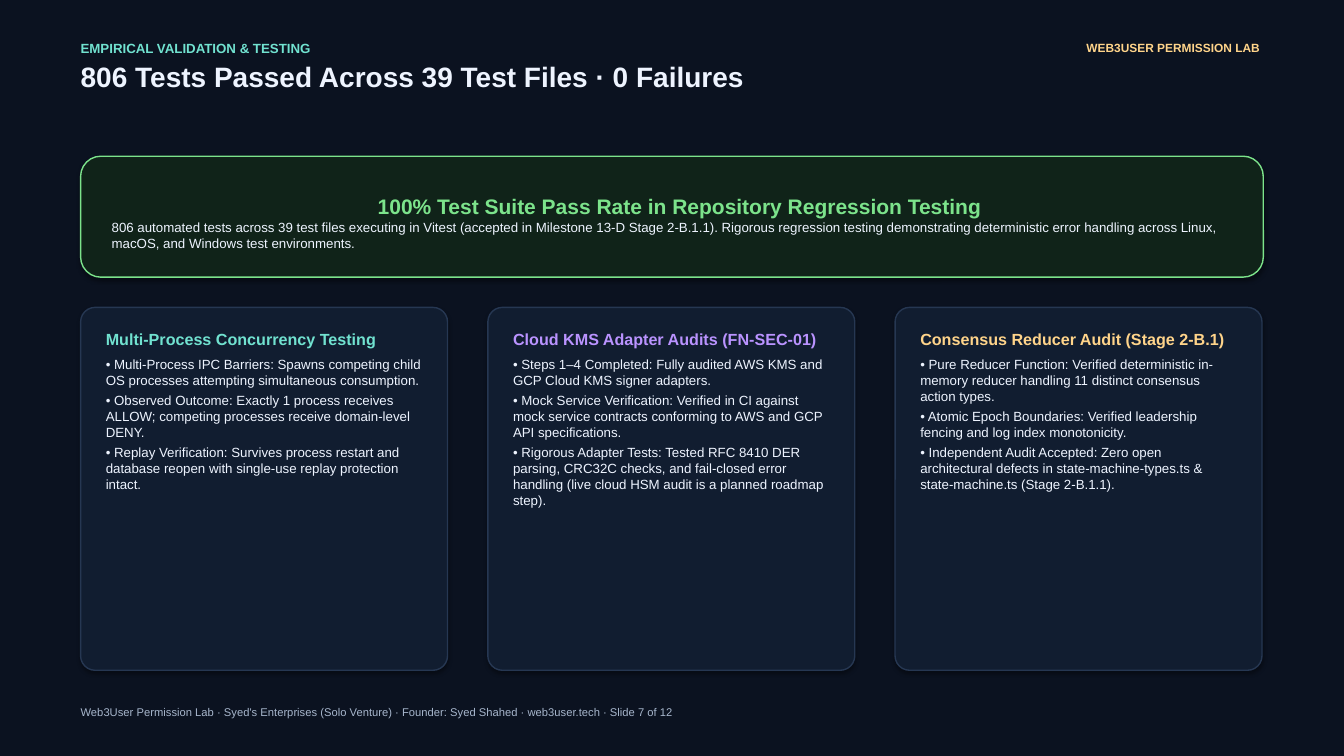
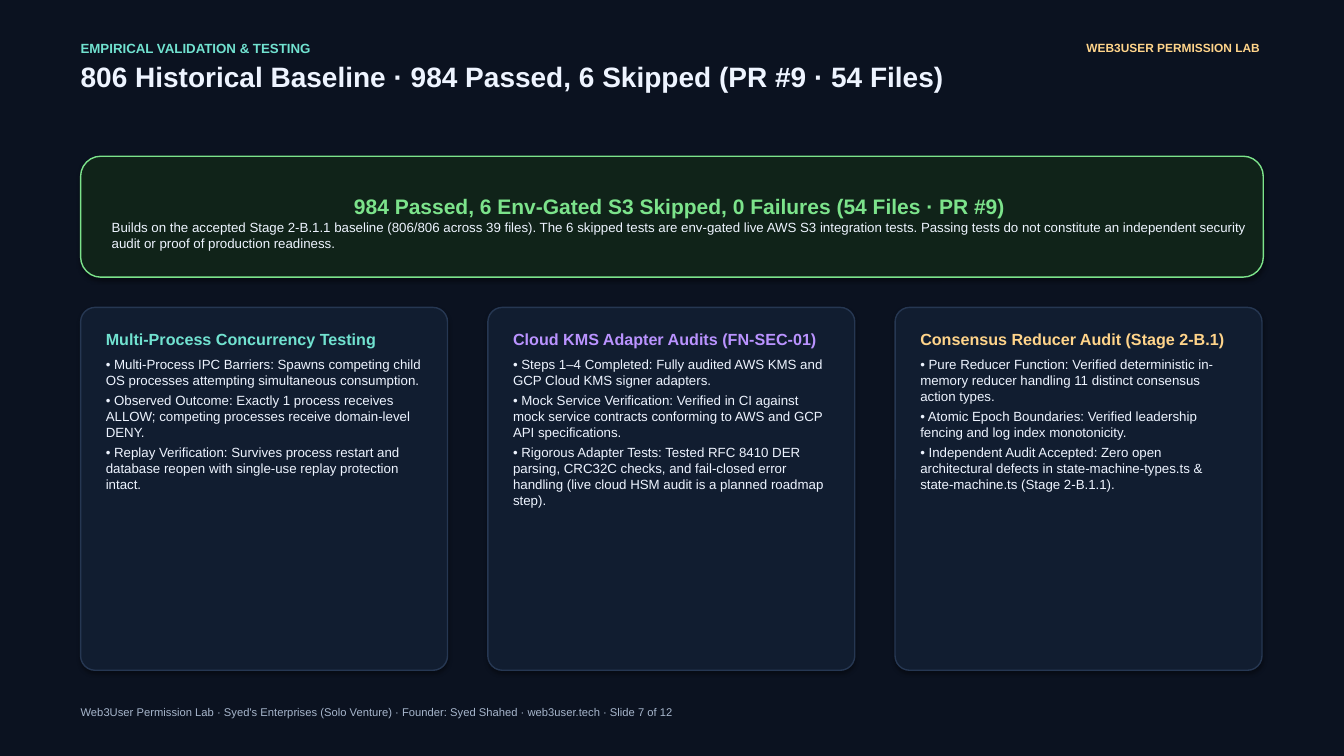
Before and after one commit to syedsenterprises/Web3User-Permission-Lab, a slide deck: slide 7 of funding/application/Web3User-TECH-Funding-Pitch-Deck.pptx. Drawn at 1344x756 pixels with LibreOffice and Linux fonts; fonts in the diff are those of the drawing. Boxes give left, top, right and bottom in pixels: in the first picture for what was removed or moved away, otherwise in the second. Text is boxed around its words. In the diff, an @@ line names an element or a change of style, - is before the commit and + after.

Commit message:
docs(funding): reconcile test metrics, roadmap status, and primary-source citations

```diff
--- a/funding/application/Web3User-TECH-Funding-Pitch-Deck.pptx
+++ b/funding/application/Web3User-TECH-Funding-Pitch-Deck.pptx
@@ text at <box>81,66,943,92</box>: text changed @@
-806 Tests Passed Across 39 Test Files · 0 Failures
+806 Historical Baseline · 984 Passed, 6 Skipped (PR #9 · 54 Files)
@@ text in rounded rectangle at <box>112,198,1246,251</box>: text changed @@
-100% Test Suite Pass Rate in Repository Regression Testing
-806 automated tests across 39 test files executing in Vitest (accepted in Milestone 13-D Stage 2-B.1.1). Rigorous regression testing demonstrating deterministic error handling across Linux, macOS, and Windows test environments.
+984 Passed, 6 Env-Gated S3 Skipped, 0 Failures (54 Files · PR #9)
+Builds on the accepted Stage 2-B.1.1 baseline (806/806 across 39 files). The 6 skipped tests are env-gated live AWS S3 integration tests. Passing tests do not constitute an independent security audit or proof of production readiness.
```
Also in this commit, not shown: 5 other slides changed, 12 other files.
